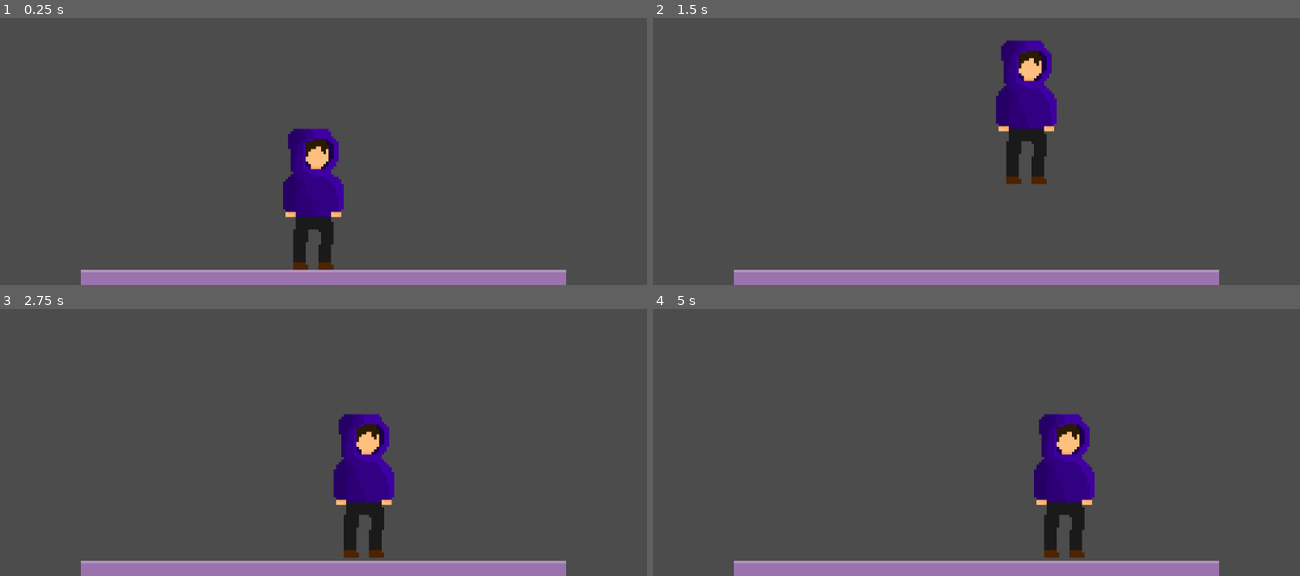
Above: before the commit, frames 1-4 (two rows, left to right).
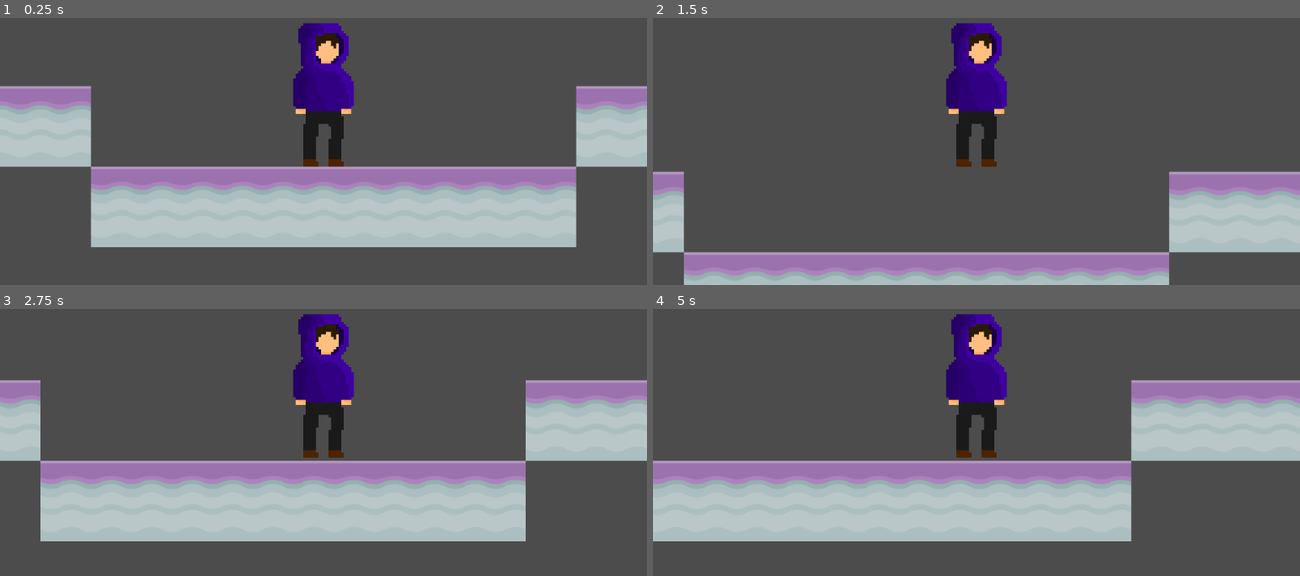
Above: after the commit, the same moments.

Repository: ncbarber/final-Databreak
Game: Godot game, scene res://src/Level.tscn
Two runs of this game, one before a commit and one after it. Both use one fixed random seed, a clock stepped at 60 frames per second and the inputs below.
Inputs:
- Up to frame 1 (0.25 s): no input
- Up to frame 2 (1.5 s): hold Right (move_right) from 0.53 s (still down); tap Space (jump) at 0.77 s
- Up to frame 3 (2.75 s): tap Space (jump) at 1.52 s; release Right (move_right) at 2.03 s; hold Left (move_left) from 2.03 s (still down)
- Up to frame 4 (5 s): release Left (move_left) at 2.78 s; hold Right (move_right) 2.78-4.28 s; tap Space (jump) at 3.02, 3.77, 4.52 s; hold Left (move_left) from 4.28 s (still down)

The runs differ from the first frame. In frame 1, 39% of the frame differs, in the area x 0-100%, y 1-100%; in frame 2, 24%; in frame 3, 40%; in frame 4, 40%.

Commit message:
Expanded level and made camera follow player

Diff:
--- a/project/src/Level.tscn
+++ b/project/src/Level.tscn
@@ -35,4 +35,4 @@
 [node name="TileMap" type="TileMap" parent="."]
 tile_set = SubResource( 2 )
 format = 1
-tile_data = PoolIntArray( 589826, 0, 0, 589828, 0, 0, 589830, 0, 0, 589832, 0, 0, 589834, 0, 0, 589836, 0, 0 )
+tile_data = PoolIntArray( -12, 0, 0, -65498, 0, 0, 131060, 0, 0, 65574, 0, 0, 262132, 0, 0, 196646, 0, 0, 393204, 0, 0, 327718, 0, 0, 524276, 0, 0, 524278, 0, 0, 524280, 0, 0, 524282, 0, 0, 524284, 0, 0, 524286, 0, 0, 458752, 0, 0, 458766, 0, 0, 458768, 0, 0, 458770, 0, 0, 458772, 0, 0, 458774, 0, 0, 458776, 0, 0, 458786, 0, 0, 458790, 0, 0, 589826, 0, 0, 589828, 0, 0, 589830, 0, 0, 589832, 0, 0, 589834, 0, 0, 589836, 0, 0, 589850, 0, 0, 589852, 0, 0, 589854, 0, 0, 589856, 0, 0, 589858, 0, 0, 589860, 0, 0, 589862, 0, 0 )
--- a/project/src/Player.tscn
+++ b/project/src/Player.tscn
@@ -114,15 +114,15 @@
 script = ExtResource( 1 )
 
 [node name="AnimatedSprite" type="AnimatedSprite" parent="."]
-frames = SubResource( 1 )
+frames = SubResource( 18 )
 animation = "idle"
-frame = 1
 playing = true
 
 [node name="CollisionShape2D" type="CollisionShape2D" parent="."]
 position = Vector2( 0.129761, 0.854103 )
-shape = SubResource( 20 )
+shape = SubResource( 19 )
 
 [node name="Camera2D" type="Camera2D" parent="."]
+current = true
 
 [connection signal="animation_finished" from="AnimatedSprite" to="." method="_on_AnimatedSprite_animation_finished"]
Not shown: 1 places in project/src/Player.tscn that only renumber resources
